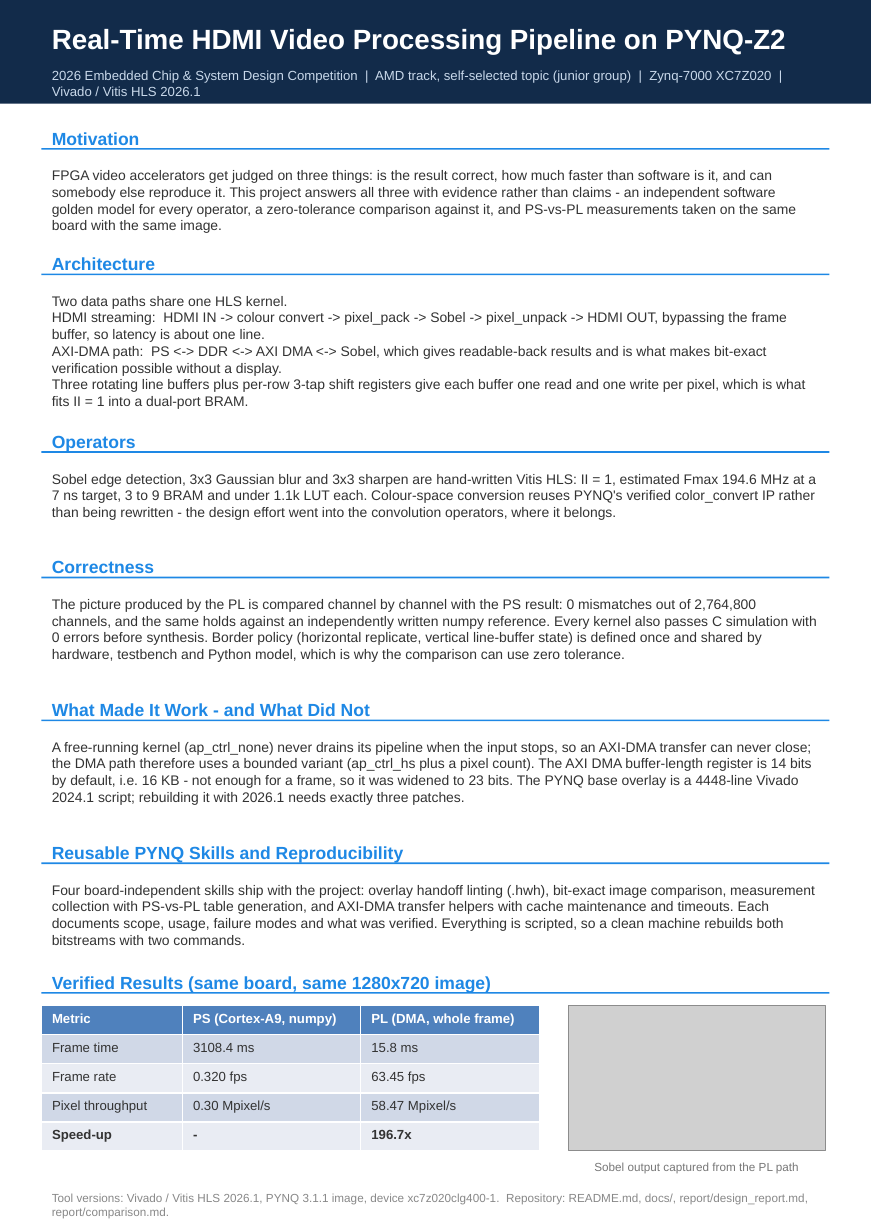
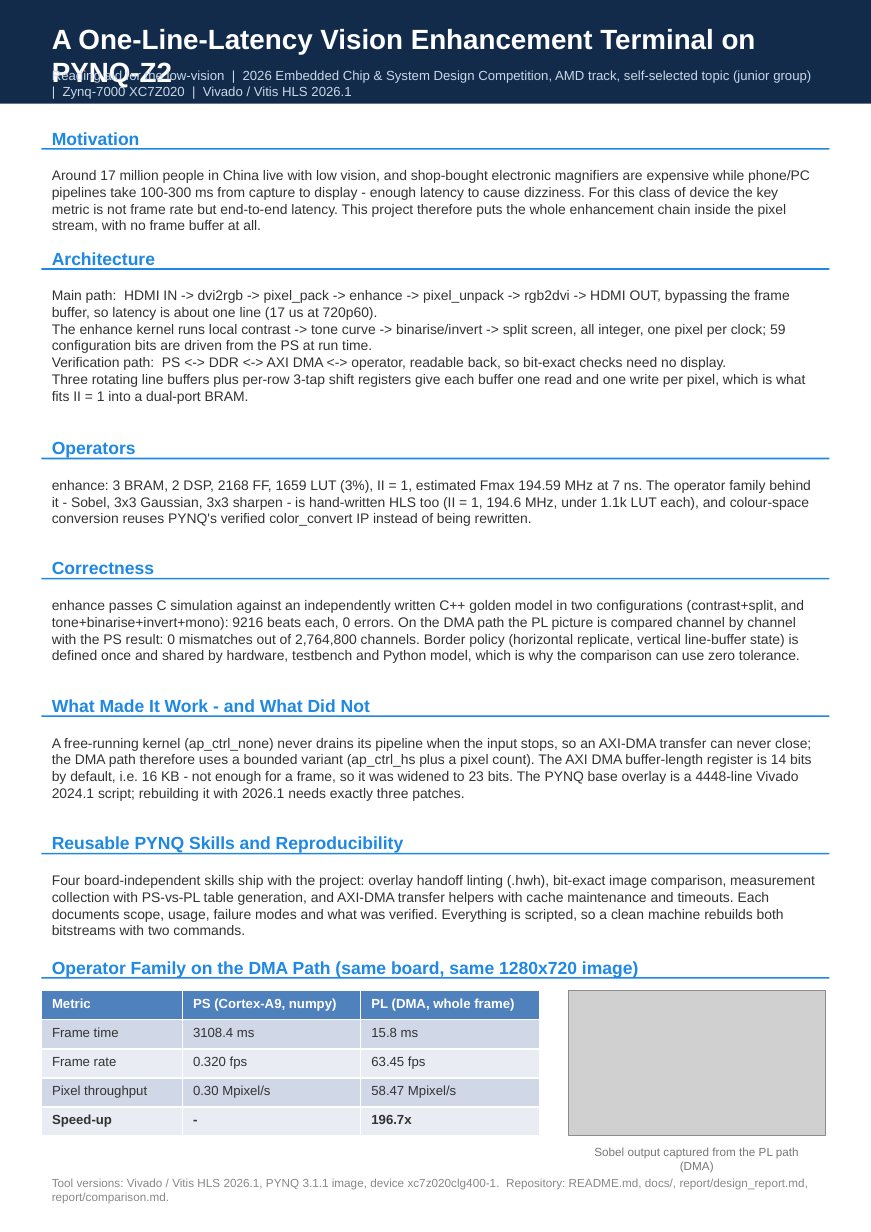
Before and after one commit to yileina459-coder/pynq_lowlight-enhance, a slide deck: slide 1 of report/poster/poster.pptx. Drawn at 871x1232 pixels with LibreOffice and Linux fonts; fonts in the diff are those of the drawing; grey boxes stand for pictures. Boxes give left, top, right and bottom in pixels: in the first picture for what was removed or moved away, otherwise in the second. Text is boxed around its words. In the diff, an @@ line names an element or a change of style, - is before the commit and + after.

Commit message:
feat(enhance): merge the enhancement kernel and unify the narrative on the terminal
Brings in the work done outside this session and makes the whole repository say
the same thing.

Added (as produced, by classification):
- src/hls/enhance: low-light / low-vision enhancement kernel - local contrast,
  tone curve, binarise/invert, in-kernel split screen; 59 configuration bits on
  plain ports for an axi_gpio driver
- sim/enhance/golden_enhance.py: numpy golden model with preset grid
- build/hls/enhance: HLS project script + synthesis report
- docs/bom.md: capture-card / cable / power-meter list with acceptance criteria
- report/school_round.md: one-page school-round material
- report/figures/preview_synthetic.png: preset comparison figure

Re-verified before committing: C simulation passes both configurations (9216
beats each, 0 errors), II=1, estimated Fmax 194.59 MHz, 3 BRAM / 2 DSP /
2168 FF / 1659 LUT (3%).

Narrative and status:
- README, design report and poster now lead with the low-latency vision
  enhancement terminal (low-vision reading aid, latency-first), with the
  Sobel/Gaussian/Sharpen family and the DMA bit-exact + 196.7x measurements as
  supporting evidence
- the report states plainly that enhance is not in any bitstream yet, and that
  latency and power are still unmeasured
- roadmap and checklist record the 2026-11-04 deadline and the 11-01 stop-loss

```diff
--- a/report/poster/poster.pptx
+++ b/report/poster/poster.pptx
@@ text at (52,29,756,88): text changed @@
-Real-Time HDMI Video Processing Pipeline on PYNQ-Z2
+A One-Line-Latency Vision Enhancement Terminal on PYNQ-Z2
@@ text at (52,70,811,99): text changed @@
-2026 Embedded Chip & System Design Competition | AMD track, self-selected topic (junior group) | Zynq-7000 XC7Z020 | Vivado / Vitis HLS 2026.1
+Reading aid for the low-vision | 2026 Embedded Chip & System Design Competition, AMD track, self-selected topic (junior group) | Zynq-7000 XC7Z020 | Vivado / Vitis HLS 2026.1
@@ text at (52,170,810,232): text changed @@
-FPGA video accelerators get judged on three things: is the result correct, how much faster than software is it, and can somebody else reproduce it. This project answers all three with evidence rather than claims - an independent software golden model for every operator, a zero-tolerance comparison against it, and PS-vs-PL measurements taken on the same board with the same image.
+Around 17 million people in China live with low vision, and shop-bought electronic magnifiers are expensive while phone/PC pipelines take 100-300 ms from capture to display - enough latency to cause dizziness. For this class of device the key metric is not frame rate but end-to-end latency. This project therefore puts the whole enhancement chain inside the pixel stream, with no frame buffer at all.
@@ 3 texts, 2 rectangles: place and size @@
-3 texts, 2 rectangles at (41,257,829,805)
+3 texts, 2 rectangles at (41,252,829,801)
@@ text at (52,290,789,370): text changed @@
-Two data paths share one HLS kernel.
-HDMI streaming: HDMI IN -> colour convert -> pixel_pack -> Sobel -> pixel_unpack -> HDMI OUT, bypassing the frame buffer, so latency is about one line.
-AXI-DMA path: PS <-> DDR <-> AXI DMA <-> Sobel, which gives readable-back results and is what makes bit-exact verification possible without a display.
+Main path: HDMI IN -> dvi2rgb -> pixel_pack -> enhance -> pixel_unpack -> rgb2dvi -> HDMI OUT, bypassing the frame buffer, so latency is about one line (17 us at 720p60).
+The enhance kernel runs local contrast -> tone curve -> binarise/invert -> split screen, all integer, one pixel per clock; 59 configuration bits are driven from the PS at run time.
+Verification path: PS <-> DDR <-> AXI DMA <-> operator, readable back, so bit-exact checks need no display.
@@ text "Operators": place and size @@
-text "Operators" at (52,435,136,452)
+text "Operators" at (52,442,136,459)
@@ rectangle: place and size @@
-rectangle at (41,451,829,453)
+rectangle at (41,458,829,460)
@@ text at (52,480,811,526): text changed @@
-Sobel edge detection, 3x3 Gaussian blur and 3x3 sharpen are hand-written Vitis HLS: II = 1, estimated Fmax 194.6 MHz at a 7 ns target, 3 to 9 BRAM and under 1.1k LUT each. Colour-space conversion reuses PYNQ's verified color_convert IP rather than being rewritten - the design effort went into the convolution operators, where it belongs.
+enhance: 3 BRAM, 2 DSP, 2168 FF, 1659 LUT (3%), II = 1, estimated Fmax 194.59 MHz at 7 ns. The operator family behind it - Sobel, 3x3 Gaussian, 3x3 sharpen - is hand-written HLS too (II = 1, 194.6 MHz, under 1.1k LUT each), and colour-space conversion reuses PYNQ's verified color_convert IP instead of being rewritten.
@@ text at (52,600,804,663): text changed @@
-The picture produced by the PL is compared channel by channel with the PS result: 0 mismatches out of 2,764,800 channels, and the same holds against an independently written numpy reference. Every kernel also passes C simulation with 0 errors before synthesis. Border policy (horizontal replicate, vertical line-buffer state) is defined once and shared by hardware, testbench and Python model, which is why the comparison can use zero tolerance.
+enhance passes C simulation against an independently written C++ golden model in two configurations (contrast+split, and tone+binarise+invert+mono): 9216 beats each, 0 errors. On the DMA path the PL picture is compared channel by channel with the PS result: 0 mismatches out of 2,764,800 channels. Border policy (horizontal replicate, vertical line-buffer state) is defined once and shared by hardware, testbench and Python model, which is why the comparison can use zero tolerance.
@@ 2 texts, 1 rectangle: place and size @@
-2 texts, 1 rectangle at (41,846,829,945)
+2 texts, 1 rectangle at (41,836,829,935)
@@ 1 picture, 1 text, 1 table, 1 rectangle: place and size @@
-1 picture, 1 text, 1 table, 1 rectangle at (41,992,829,1219)
+1 picture, 1 text, 1 table, 1 rectangle at (41,976,829,1204)
@@ text at (52,961,638,978): text changed @@
-Verified Results (same board, same 1280x720 image)
+Operator Family on the DMA Path (same board, same 1280x720 image)
@@ text at (594,1147,799,1173): text changed @@
-Sobel output captured from the PL path
+Sobel output captured from the PL path (DMA)
```
Also in this commit, not shown: 14 other files.
